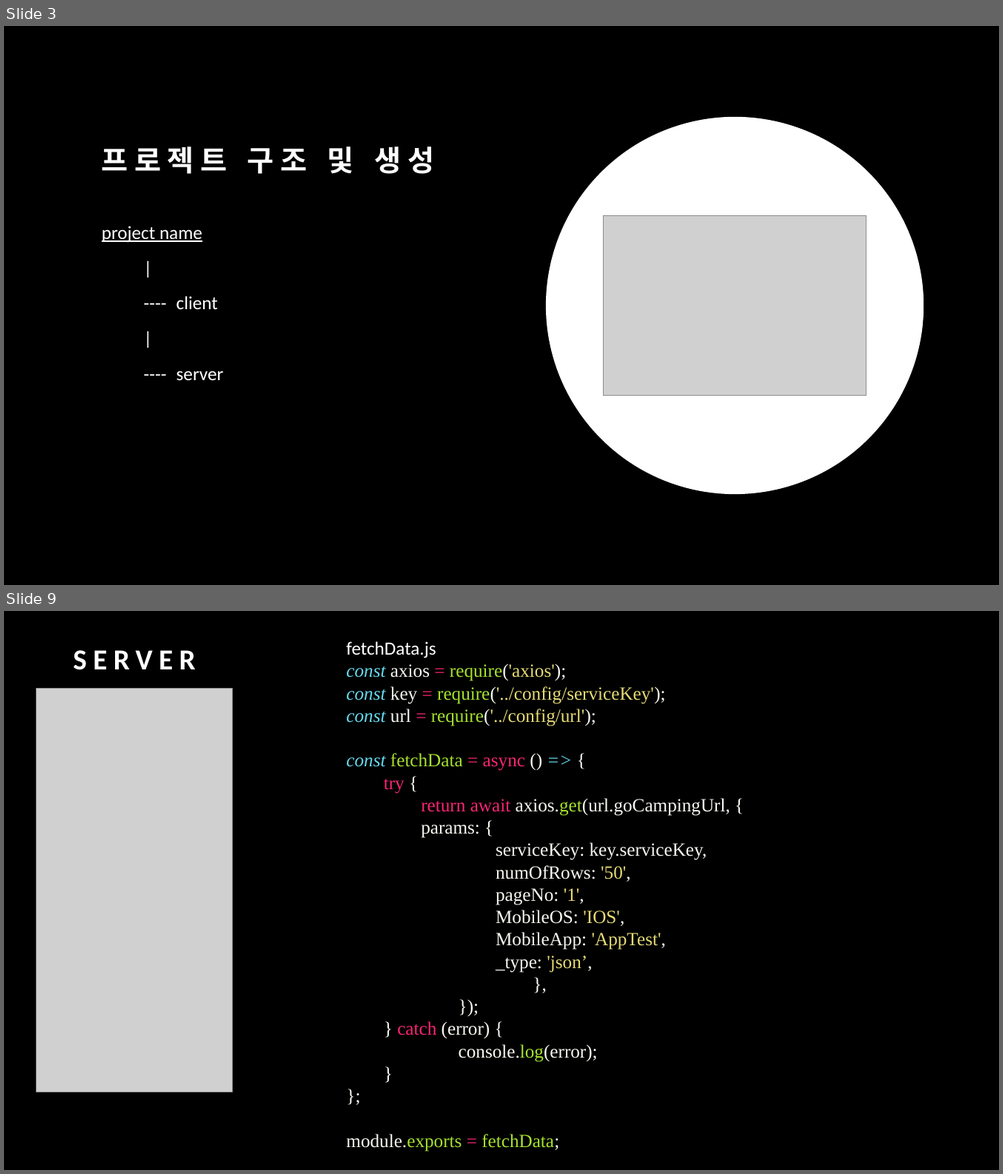
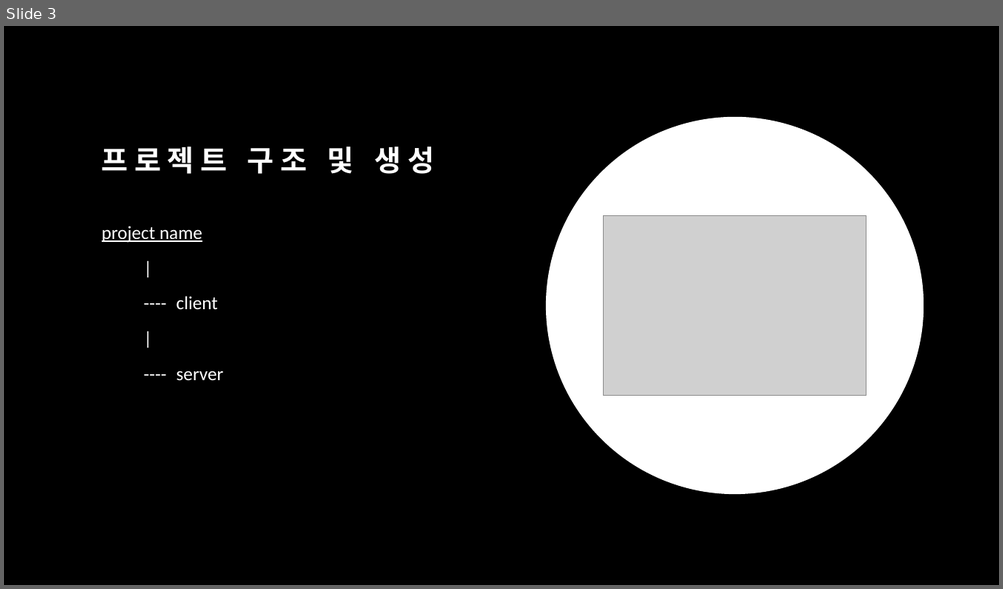
Before and after one commit to jisooyu/yu-mern-rtk-query-camping-public-2, a slide deck: rtk-query-example.pptx. Shown one above the other, each under a label of ours: slides 3 and 9 before the commit, slide 3 after it; the slides between them are not shown. The pictures are 1003x1174 and 1003x589 pixels, drawn with LibreOffice and Linux fonts; fonts in the diff are those of the drawing; grey boxes stand for pictures. Boxes give left, top, right and bottom in pixels: in the first picture for what was removed or moved away, otherwise in the second. Text is boxed around its words. In the diff, an @@ line names an element or a change of style, - is before the commit and + after.

```diff
--- a/rtk-query-example.pptx
+++ b/rtk-query-example.pptx
@@ slide 9 removed at box(4, 611, 999, 1170), background #000000 @@
@@ text removed at box(73, 650, 195, 670) @@
-SERVER
@@ text removed at box(346, 641, 730, 1152) @@
-fetchData.js
-const axios = require('axios');
-const key = require('../config/serviceKey');
-const url = require('../config/url');
-const fetchData = async () => {
-  try {
-    return await axios.get(url.goCampingUrl, {
-    params: {
-        serviceKey: key.serviceKey,
-        numOfRows: '50',
-        pageNo: '1',
-        MobileOS: 'IOS',
-        MobileApp: 'AppTest',
-        _type: 'json’,
-  },
-  });
-  } catch (error) {
-  console.log(error);
-  }
-};
-module.exports = fetchData;
@@ picture removed at box(36, 689, 232, 1093) @@
```
Also in this commit, not shown: 1 slide changed, 6 other slides removed, 4 other files.
